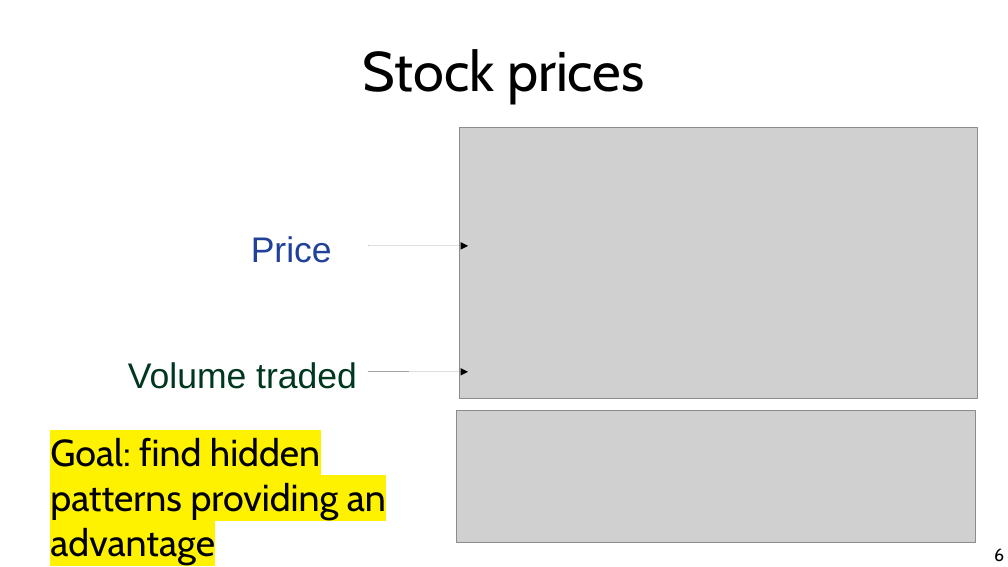
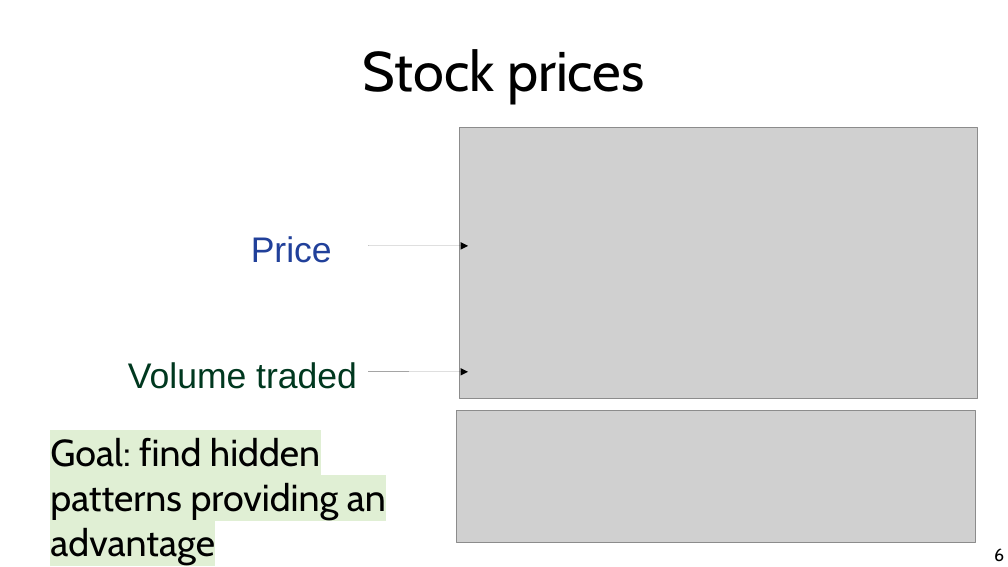
Before and after one commit to chatox/data-mining-course, a slide deck: slide 6 of theory/tt27_time_series.odp. Drawn at 1008x567 pixels with LibreOffice and Linux fonts; fonts in the diff are those of the drawing; grey boxes stand for pictures. Boxes give left, top, right and bottom in pixels: in the first picture for what was removed or moved away, otherwise in the second. Text is boxed around its words. In the diff, an @@ line names an element or a change of style, - is before the commit and + after.

```diff
--- a/theory/tt27_time_series.odp
+++ b/theory/tt27_time_series.odp
@@ text "Goal: find hidden patterns providing ..." at <box>50,437,386,565</box>: highlight #FFF200 to #E0EFD4 @@
```
Also in this commit, not shown: 2 other slides changed, 3 other files.
